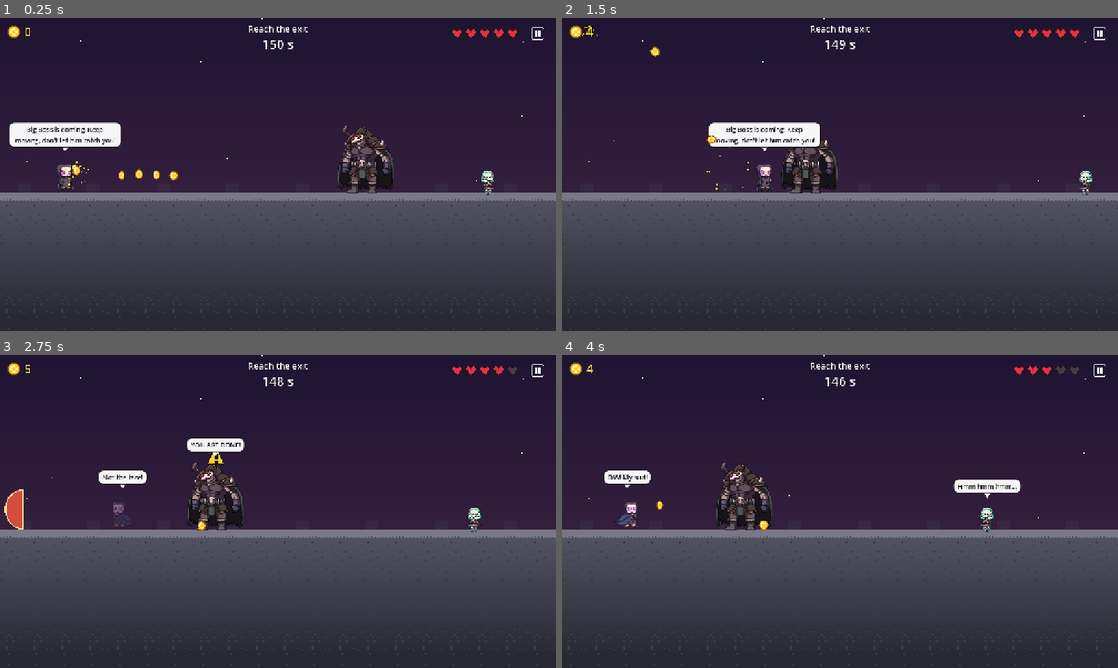
Above: before the commit, frames 1-4 (two rows, left to right).
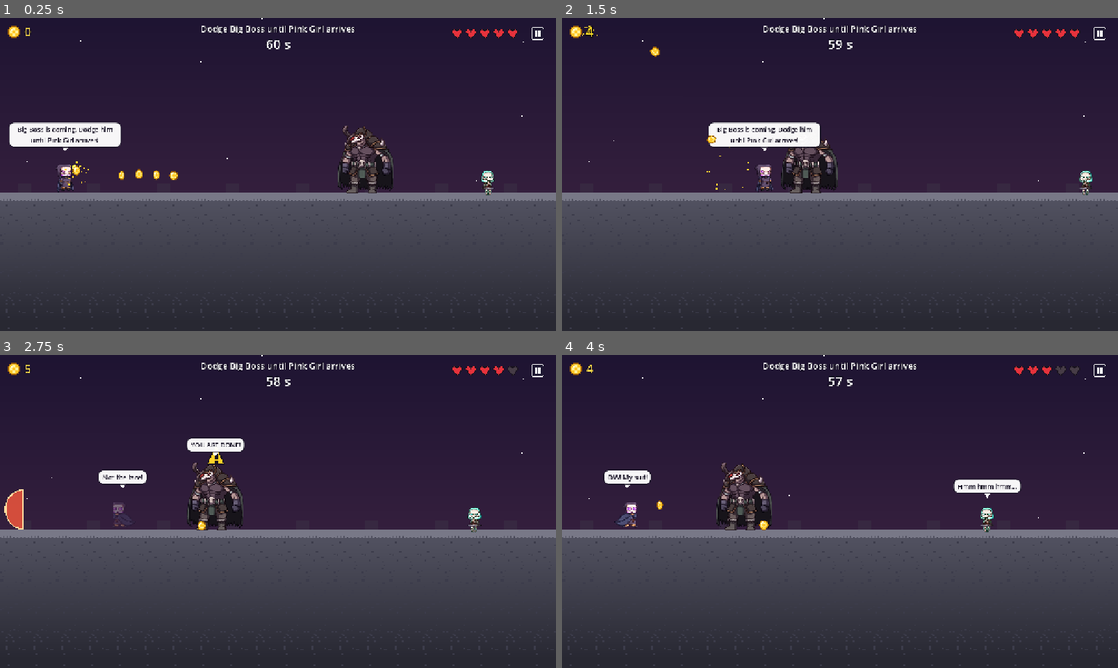
Above: after the commit, the same moments.

Repository: vikram3/CoinTrollAdventureSimplePrototype
Game: Godot game, scene res://scenes/levels/chapter_02/level_05_big_boss_dodge.tscn
Same seed, same stepped clock (60 frames per second), same inputs: the game is played once before the commit and once after it. This scene is started directly instead of the project's main scene.
Inputs (mouse positions are in pixels of both pictures, inside the frame that each line leads up to):
- Up to frame 1 (0.25 s): no input
- Up to frame 2 (1.5 s): tap Enter (ui_accept) at 0.5 s; move the mouse to (962, 158) at 0.52 s; hold D (move_right) 0.53-1.25 s; hold J (attack) 0.53-1.25 s; click (962, 158) at 0.67 s; tap Space (jump) at 0.77 s; drag from (728, 190) to (1090, 199) at 1.27 s
- Up to frame 3 (2.75 s): move the mouse to (333, 442) at 2.02 s; hold A (move_left) from 2.03 s (still down); tap Shift (dash) at 2.1 s
- Up to frame 4 (4 s): release A (move_left) at 2.75 s; drag from (812, 574) to (1034, 520) at 2.77 s; move the mouse to (1006, 558) at 3.52 s; hold D (move_right) from 3.53 s (still down); tap X at 3.6 s; tap Space (jump) at 3.77 s

The runs differ from the first frame. In frame 1, 0.8% of the frame differs, in the area x 2-64%, y 2-41%; in frame 2, 0.8%, in the area x 27-64%, y 2-41%; in frame 3, 0.5%; in frame 4, 0.5%.

Commit message:
Level 5: survive 60 seconds dodging Big Boss until Pink Girl arrives
- Objective changed from reaching the exit to surviving a 60 s timer
- Removed the roof exit gate and the old 150 s time limit
- Updated trigger line and objective text

Co-Authored-By: Claude Haiku 5.5 <noreply@anthropic.com>
Claude-Session: https://claude.ai/code/session_01LSyMjUD4EEFFUAorwC4Q2M

Diff:
--- a/scenes/levels/chapter_02/level_05_big_boss_dodge.tscn
+++ b/scenes/levels/chapter_02/level_05_big_boss_dodge.tscn
@@ -30,9 +30,10 @@
 script = ExtResource("1_r")
 level_number = 5
 level_name = "Rooftop Chase"
-trigger_line = "Big Boss is coming. Keep moving, don't let him catch you!"
-objective_type = 1
-time_limit = 150.0
+trigger_line = "Big Boss is coming. Dodge him until Pink Girl arrives!"
+objective_type = 4
+survive_seconds = 60.0
+objective_text_override = "Dodge Big Boss until Pink Girl arrives"
 level_bounds = Rect2(0, -400, 7400, 1120)
 kill_y = 900
 
@@ -327,13 +328,6 @@
 interval = 2.6
 first_delay = 1.5
 
-[node name="GateGoal" parent="Goals" instance=ExtResource("10_r")]
-position = Vector2(7000, 352)
-label_text = "THE ROOF EXIT"
-texture = ExtResource("11_r")
-sprite_scale = 2.0
-show_sprite = false
-
 [node name="Checkpoints" type="Node2D" parent="."]
 
 [node name="Checkpoint1" type="Area2D" parent="Checkpoints"]
